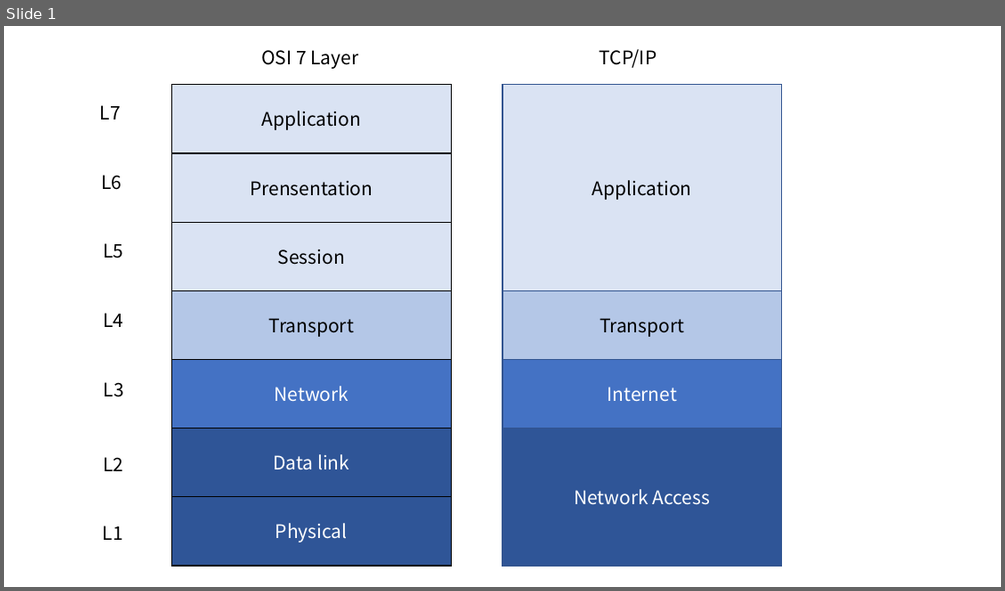
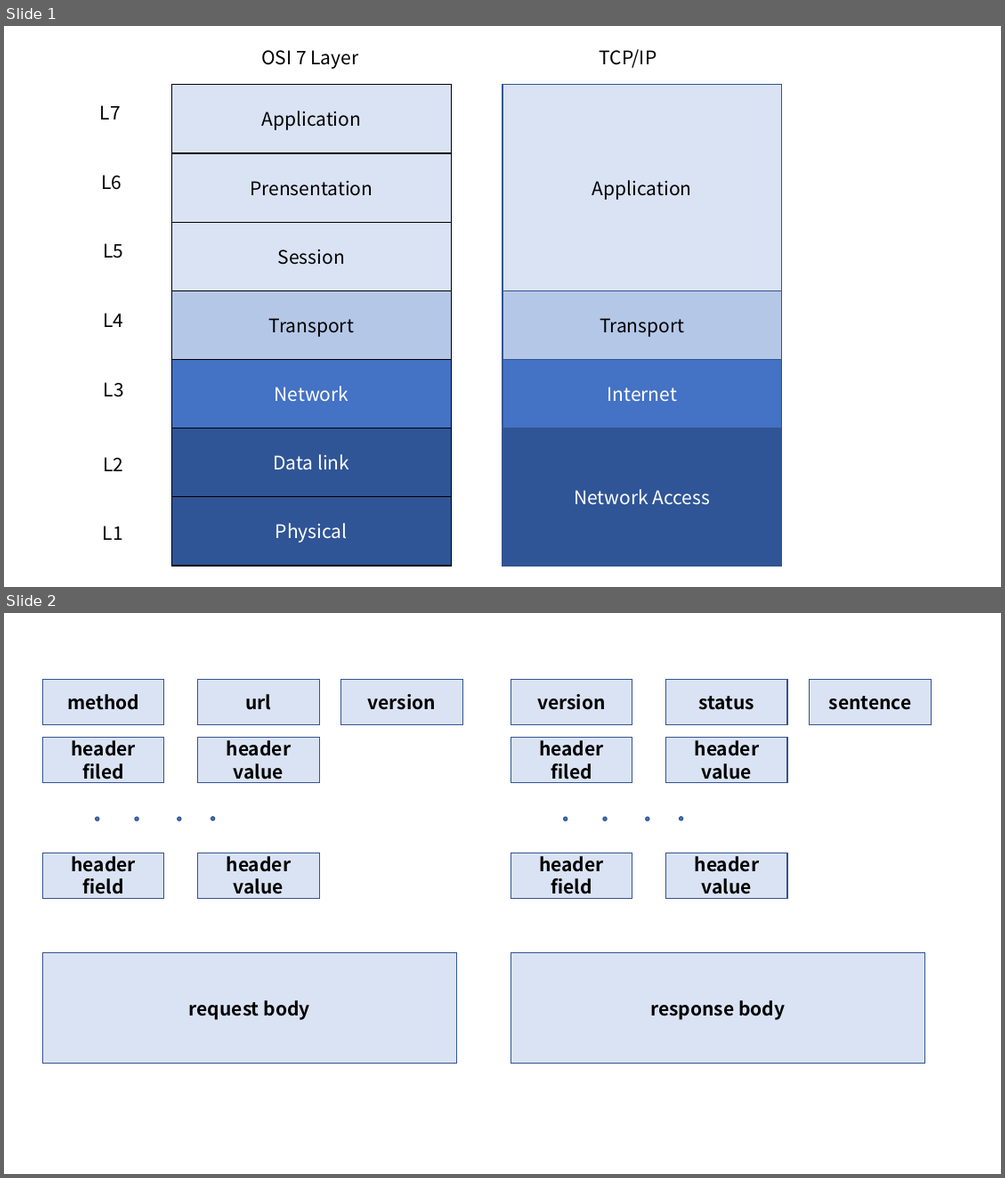
Before and after one commit to huiseung/Progamming-Digest, a slide deck: CS/image/image.pptx. Shown one above the other, each under a label of ours: slide 1 before the commit, slides 1 and 2 after it. The pictures are 1005x591 and 1005x1178 pixels, drawn with LibreOffice and Linux fonts; fonts in the diff are those of the drawing. Boxes give left, top, right and bottom in pixels: in the first picture for what was removed or moved away, otherwise in the second. Text is boxed around its words. In the diff, an @@ line names an element or a change of style, - is before the commit and + after.

```diff
--- a/CS/image/image.pptx
+++ b/CS/image/image.pptx
@@ slide 2 added at box(4, 613, 1001, 1174), background #FFFFFF @@
@@ rectangle added at box(43, 680, 164, 725), fill #DAE3F3, outline #325491 1 pt, 18 pt, text #000000, bold @@
+method
@@ rectangle added at box(198, 680, 319, 725), fill #DAE3F3, outline #325491 1 pt, 18 pt, text #000000, bold @@
+url
@@ rectangle added at box(341, 680, 462, 725), fill #DAE3F3, outline #325491 1 pt, 18 pt, text #000000, bold @@
+version
@@ rectangle added at box(511, 680, 632, 725), fill #DAE3F3, outline #325491 1 pt, 18 pt, text #000000, bold @@
+version
@@ rectangle added at box(666, 680, 787, 725), fill #DAE3F3, outline #325491 1 pt, 18 pt, text #000000, bold @@
+status
@@ rectangle added at box(809, 680, 930, 725), fill #DAE3F3, outline #325491 1 pt, 18 pt, text #000000, bold @@
+sentence
@@ rectangle added at box(43, 737, 164, 783), fill #DAE3F3, outline #325491 1 pt, 18 pt, text #000000, bold @@
+header filed
@@ rectangle added at box(198, 737, 319, 783), fill #DAE3F3, outline #325491 1 pt, 18 pt, text #000000, bold @@
+header value
@@ rectangle added at box(511, 737, 632, 783), fill #DAE3F3, outline #325491 1 pt, 18 pt, text #000000, bold @@
+header filed
@@ rectangle added at box(666, 737, 787, 783), fill #DAE3F3, outline #325491 1 pt, 18 pt, text #000000, bold @@
+header value
@@ ellipse added at box(96, 817, 99, 821), fill #4472C4, outline #325491 1 pt @@
@@ ellipse added at box(135, 817, 138, 821), fill #4472C4, outline #325491 1 pt @@
@@ ellipse added at box(178, 817, 181, 821), fill #4472C4, outline #325491 1 pt @@
@@ ellipse added at box(211, 817, 215, 820), fill #4472C4, outline #325491 1 pt @@
@@ ellipse added at box(563, 817, 567, 821), fill #4472C4, outline #325491 1 pt @@
@@ ellipse added at box(603, 817, 607, 821), fill #4472C4, outline #325491 1 pt @@
@@ ellipse added at box(646, 817, 649, 821), fill #4472C4, outline #325491 1 pt @@
@@ ellipse added at box(680, 817, 683, 820), fill #4472C4, outline #325491 1 pt @@
@@ rectangle added at box(43, 852, 164, 898), fill #DAE3F3, outline #325491 1 pt, 18 pt, text #000000, bold @@
+header field
@@ rectangle added at box(198, 852, 319, 898), fill #DAE3F3, outline #325491 1 pt, 18 pt, text #000000, bold @@
+header value
@@ rectangle added at box(511, 852, 632, 898), fill #DAE3F3, outline #325491 1 pt, 18 pt, text #000000, bold @@
+header field
@@ rectangle added at box(666, 852, 787, 898), fill #DAE3F3, outline #325491 1 pt, 18 pt, text #000000, bold @@
+header value
@@ rectangle added at box(43, 952, 456, 1063), fill #DAE3F3, outline #325491 1 pt, 18 pt, text #000000, bold @@
+request body
@@ rectangle added at box(511, 952, 924, 1063), fill #DAE3F3, outline #325491 1 pt, 18 pt, text #000000, bold @@
+response body
```
Also in this commit, not shown: 1 slide removed, 3 other files.
